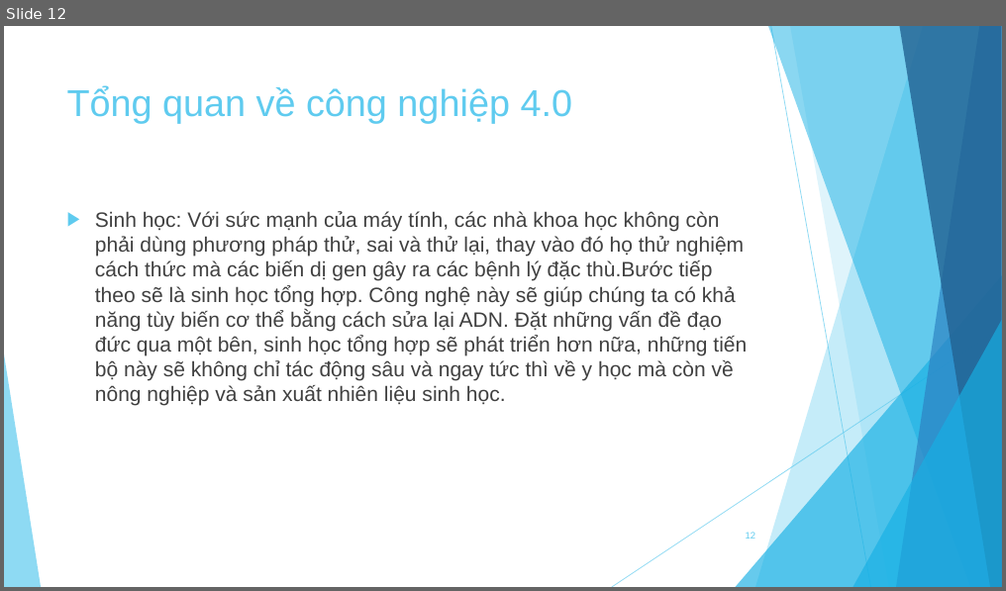
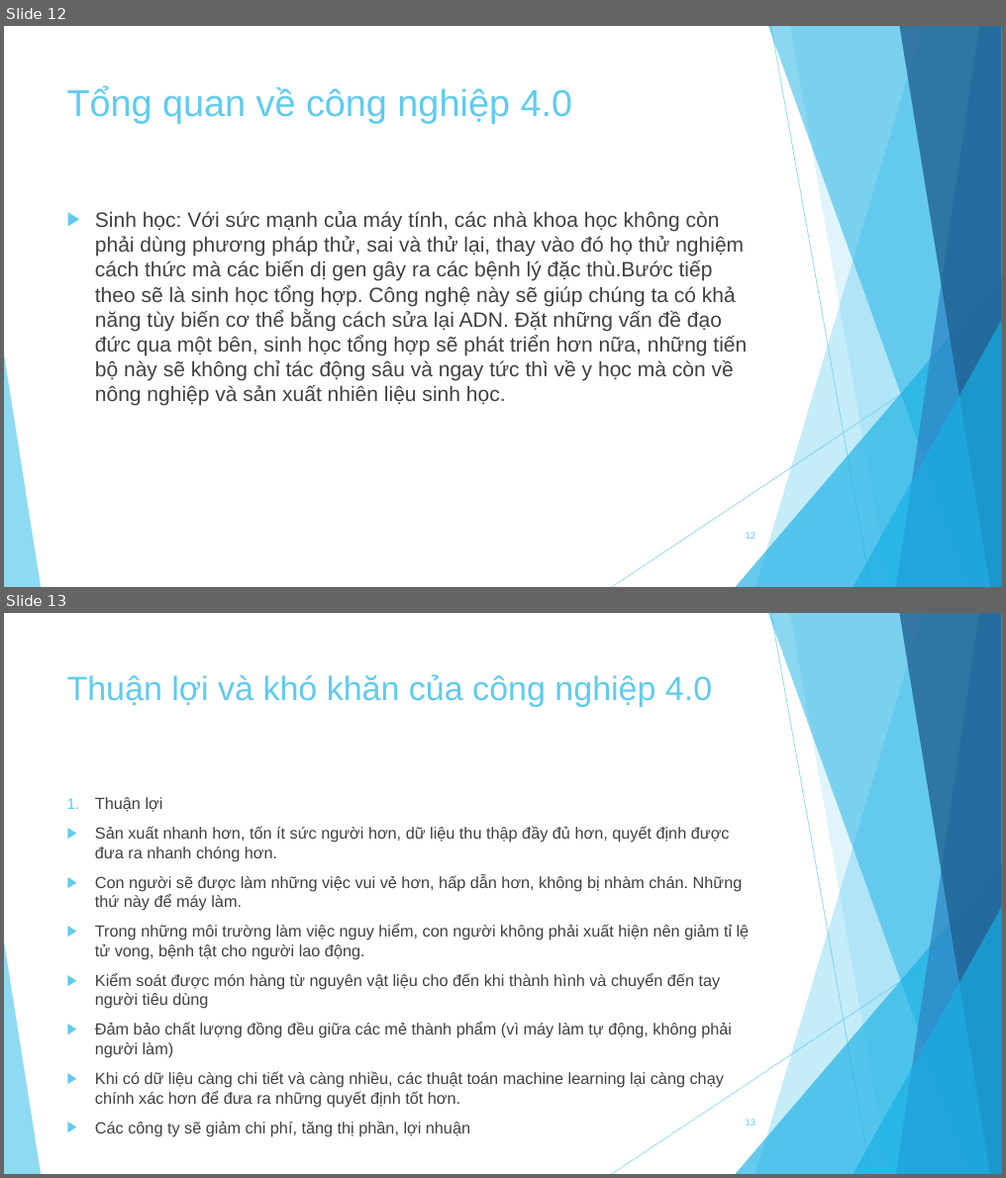
Before and after one commit to knst18ck2/KNST, a slide deck: Báo cáo.pptx. Shown one above the other, each under a label of ours: slide 12 before the commit, slides 12 and 13 after it. The pictures are 1006x591 and 1006x1178 pixels, drawn with LibreOffice and Linux fonts; fonts in the diff are those of the drawing. Boxes give left, top, right and bottom in pixels: in the first picture for what was removed or moved away, otherwise in the second. Text is boxed around its words. In the diff, an @@ line names an element or a change of style, - is before the commit and + after.

```diff
--- a/Báo cáo.pptx
+++ b/Báo cáo.pptx
@@ slide 13 added at bbox=[4, 613, 1002, 1174], background #FFFFFF; not listed: 10 template elements that a slide beside it also shows @@
@@ title added at bbox=[67, 674, 712, 706], 32.4 pt, text #5FCBEF @@
+Thuận lợi và khó khăn của công nghiệp 4.0
@@ text added at bbox=[95, 797, 749, 1107], 15.5 pt, text #404040 @@
+1. Thuận lợi
+▶ Sản xuất nhanh hơn, tốn ít sức người hơn, dữ liệu thu thập đầy đủ hơn, quyết định được đưa ra nhanh chóng hơn.
+▶ Con người sẽ được làm những việc vui vẻ hơn, hấp dẫn hơn, không bị nhàm chán. Những thứ này để máy làm.
+▶ Trong những môi trường làm việc nguy hiểm, con người không phải xuất hiện nên giảm tỉ lệ tử vong, bệnh tật cho người lao động.
+▶ Kiểm soát được món hàng từ nguyên vật liệu cho đến khi thành hình và chuyển đến tay người tiêu dùng
+▶ Đảm bảo chất lượng đồng đều giữa các mẻ thành phẩm (vì máy làm tự động, không phải người làm)
+▶ Khi có dữ liệu càng chi tiết và càng nhiều, các thuật toán machine learning lại càng chạy chính xác hơn để đưa ra những quyết định tốt hơn.
+▶ Các công ty sẽ giảm chi phí, tăng thị phần, lợi nhuận
@@ page number added at bbox=[746, 1119, 756, 1126], 9 pt, text #5FCBEF @@
+13
```
Also in this commit, not shown: 1 slide changed.
